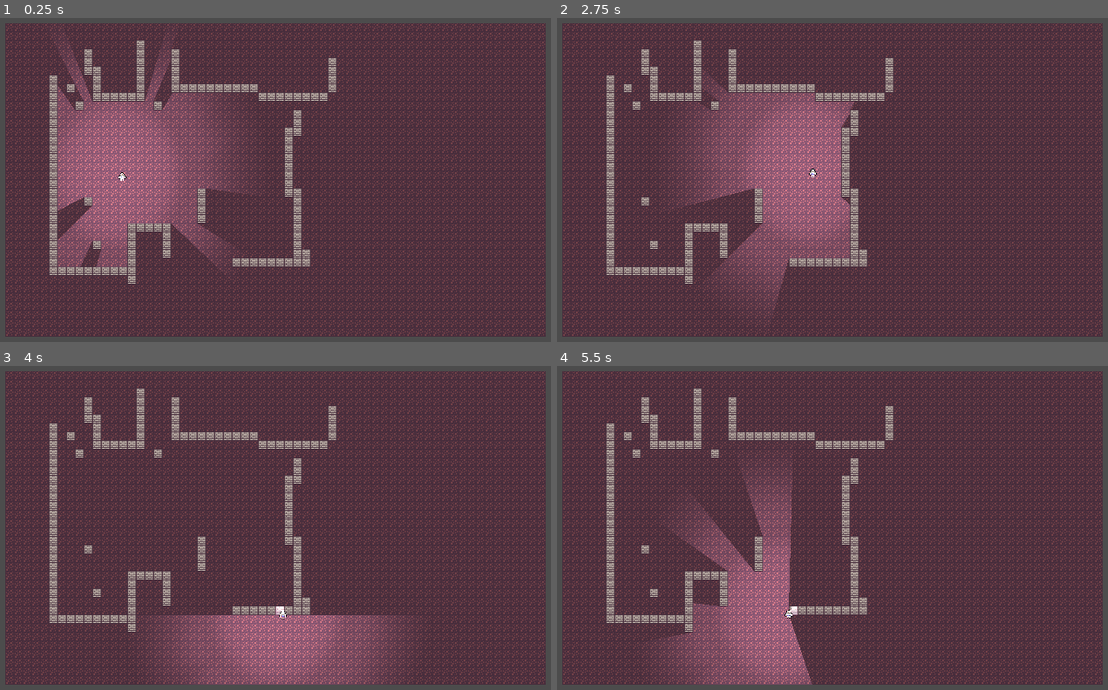
Above: before the commit, frames 1-4 (two rows, left to right).
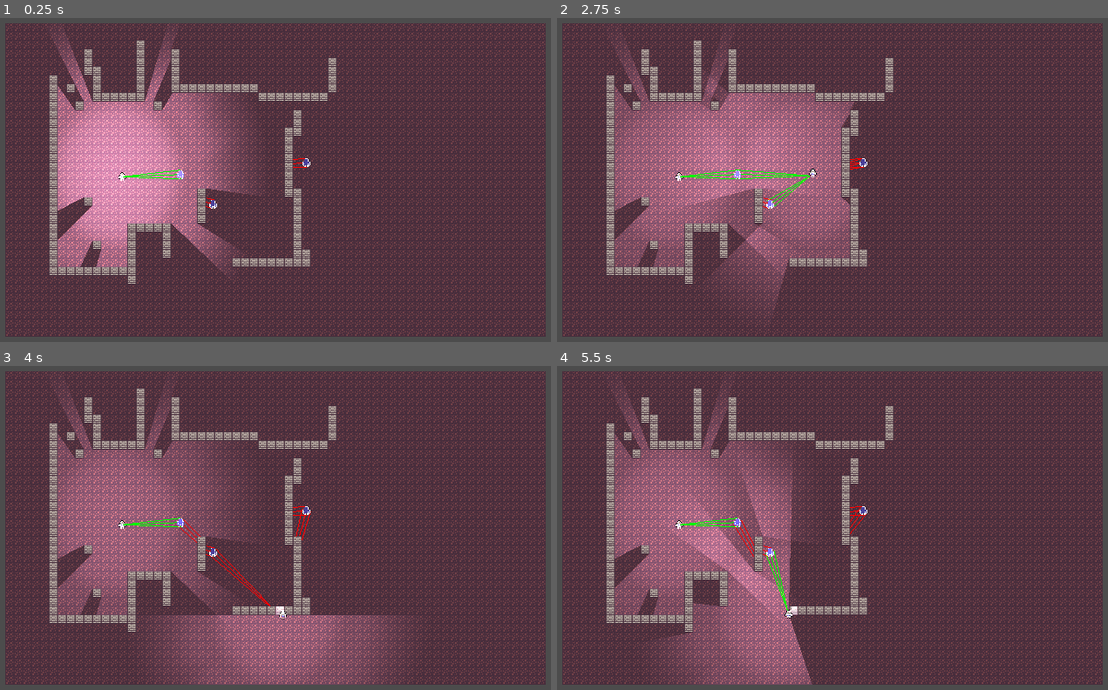
Above: after the commit, the same moments.

Repository: tetious/SafeLight
Game: Godot game, scene res://World.tscn
Same seed, same stepped clock (60 frames per second), same inputs: the game is played once before the commit and once after it.
Inputs (mouse positions are in pixels of both pictures, inside the frame that each line leads up to):
- Up to frame 1 (0.25 s): no input
- Up to frame 2 (2.75 s): tap Enter at 0.5 s; move the mouse to (986, 157) at 0.52 s; hold Middle mouse button (camera_pan) 0.53-1.25 s; click (986, 157) at 0.67 s; drag from (694, 196) to (799, 254) at 1.27 s; move the mouse to (898, 92) at 2.02 s; hold Middle mouse button (camera_pan) from 2.03 s (still down); click (898, 92) at 2.17 s
- Up to frame 3 (4 s): release Middle mouse button (camera_pan) at 2.75 s; drag from (242, 602) to (66, 466) at 2.77 s; move the mouse to (484, 583) at 3.52 s; hold Middle mouse button (camera_pan) from 3.53 s (still down); click (484, 583) at 3.67 s
- Up to frame 4 (5.5 s): release Middle mouse button (camera_pan) at 4.25 s; drag from (623, 466) to (727, 427) at 4.27 s; move the mouse to (865, 524) at 5.02 s; hold Middle mouse button (camera_pan) from 5.03 s (still down); click (865, 524) at 5.17 s

The runs differ from the first frame. In frame 1, 13% of the frame differs, in the area x 10-57%, y 9-77%; in frame 2, 13%; in frame 3, 13%; in frame 4, 13%.

Commit message:
Light tracking, first draft.

Diff:
--- a/World.tscn
+++ b/World.tscn
@@ -1,14 +1,16 @@
-[gd_scene load_steps=7 format=2]
+[gd_scene load_steps=8 format=2]
 
-[ext_resource path="res://world.gd" type="Script" id=1]
+[ext_resource path="res://WorldManager.gd" type="Script" id=1]
 [ext_resource path="res://1bit.tres" type="TileSet" id=2]
 [ext_resource path="res://actors/Bot.tscn" type="PackedScene" id=3]
 [ext_resource path="res://assets/img/light.png" type="Texture" id=4]
 [ext_resource path="res://Camera.gd" type="Script" id=5]
 [ext_resource path="res://Map.gd" type="Script" id=6]
+[ext_resource path="res://actors/Mob.tscn" type="PackedScene" id=7]
 
-[node name="World" type="Node2D"]
+[node name="WorldManager" type="Node2D"]
 script = ExtResource( 1 )
+DEBUG = true
 
 [node name="Camera" type="Camera2D" parent="."]
 position = Vector2( 510.238, 299.639 )
@@ -34,3 +36,20 @@
 scale = Vector2( 0.564121, 0.634592 )
 texture = ExtResource( 4 )
 shadow_enabled = true
+
+[node name="Bot2" parent="." instance=ExtResource( 3 )]
+position = Vector2( 230.566, 298.601 )
+
+[node name="Light2D" type="Light2D" parent="Bot2"]
+scale = Vector2( 0.564121, 0.634592 )
+texture = ExtResource( 4 )
+shadow_enabled = true
+
+[node name="Mob" parent="." instance=ExtResource( 7 )]
+position = Vector2( 397.171, 348.906 )
+
+[node name="Mob2" parent="." instance=ExtResource( 7 )]
+position = Vector2( 568.307, 272.637 )
+
+[node name="Mob3" parent="." instance=ExtResource( 7 )]
+position = Vector2( 337.568, 294.363 )
--- a/world.gd
+++ b/WorldManager.gd
@@ -1,5 +1,7 @@
 extends Node2D
+class_name WorldManager
 
+export var DEBUG := false
 
 # Declare member variables here. Examples:
 # var a = 2
@@ -9,9 +11,11 @@
 onready var bot := $Bot
 onready var nav := $Map/Navigation2D
 
-# Called when the node enters the scene tree for the first time.
+const lights := []
+
 func _ready():
-	pass # Replace with function body.
+	lights.append($Bot/Light2D) # TODO: grab these dynamically
+	lights.append($Bot2/Light2D) # TODO: grab these dynamically
 
 func _input(event):
 	if event is InputEventMouseButton:
@@ -19,12 +23,3 @@
 			#print("Left button was clicked at ", map.world_to_map(event.position))
 			var nav_to := get_global_mouse_position()
 			bot.path = nav.get_simple_path(bot.position, nav_to)
-
-
-
-
-
-
-# Called every frame. 'delta' is the elapsed time since the previous frame.
-#func _process(delta):
-#	pass
--- /dev/null
+++ b/actors/Mob.gd
@@ -0,0 +1,33 @@
+extends KinematicBody2D
+
+onready var world : WorldManager = find_parent("WorldManager")
+var targets := []
+
+func _ready() -> void:
+	pass
+
+func _draw() -> void:
+	if !world.DEBUG: return
+	for target in targets:
+		if target[2].empty():
+			draw_line(target[0] - position, target[1] - position, Color.green)
+		else:
+			draw_line(target[0] - position, target[2].position - position, Color.red)
+
+func _process(delta: float) -> void:
+	pass
+
+func _physics_process(delta: float) -> void:
+	targets.clear()
+	for light in world.lights:
+		var offset := Vector2(0, 8).rotated(get_angle_to(light.global_position))
+		_check_it(position, light.global_position)
+		_check_it(position + offset, light.global_position)
+		_check_it(position - offset, light.global_position)
+	update()
+	pass
+
+func _check_it(source: Vector2, dest: Vector2) -> void:
+	var space_state = get_world_2d().direct_space_state
+	var target = space_state.intersect_ray(source, dest)
+	targets.append([source, dest, target])
--- /dev/null
+++ b/actors/Mob.tscn
@@ -0,0 +1,11 @@
+[gd_scene load_steps=3 format=2]
+
+[ext_resource path="res://assets/img/mob1.png" type="Texture" id=1]
+[ext_resource path="res://actors/Mob.gd" type="Script" id=2]
+
+[node name="Mob" type="KinematicBody2D"]
+script = ExtResource( 2 )
+world = null
+
+[node name="Sprite" type="Sprite" parent="."]
+texture = ExtResource( 1 )
--- a/project.godot
+++ b/project.godot
@@ -8,9 +8,14 @@
 
 config_version=4
 
-_global_script_classes=[  ]
+_global_script_classes=[ {
+"base": "Node2D",
+"class": "WorldManager",
+"language": "GDScript",
+"path": "res://WorldManager.gd"
+} ]
 _global_script_class_icons={
-
+"WorldManager": ""
 }
 
 [application]
Binary file added: assets/img/mob1.aseprite
Binary file added: assets/img/mob1.png
Not shown, added: assets/img/mob1.png.import
